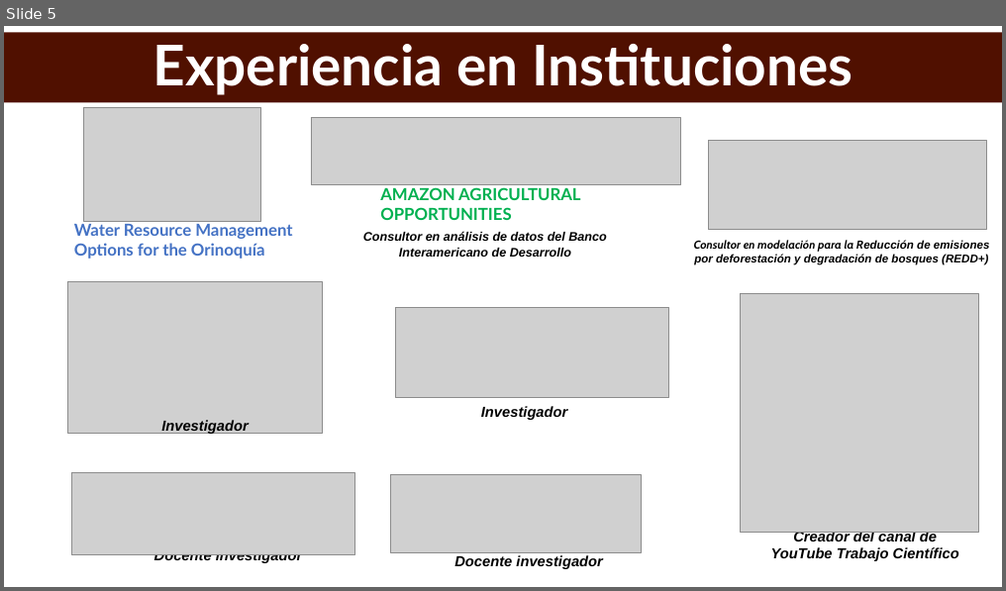
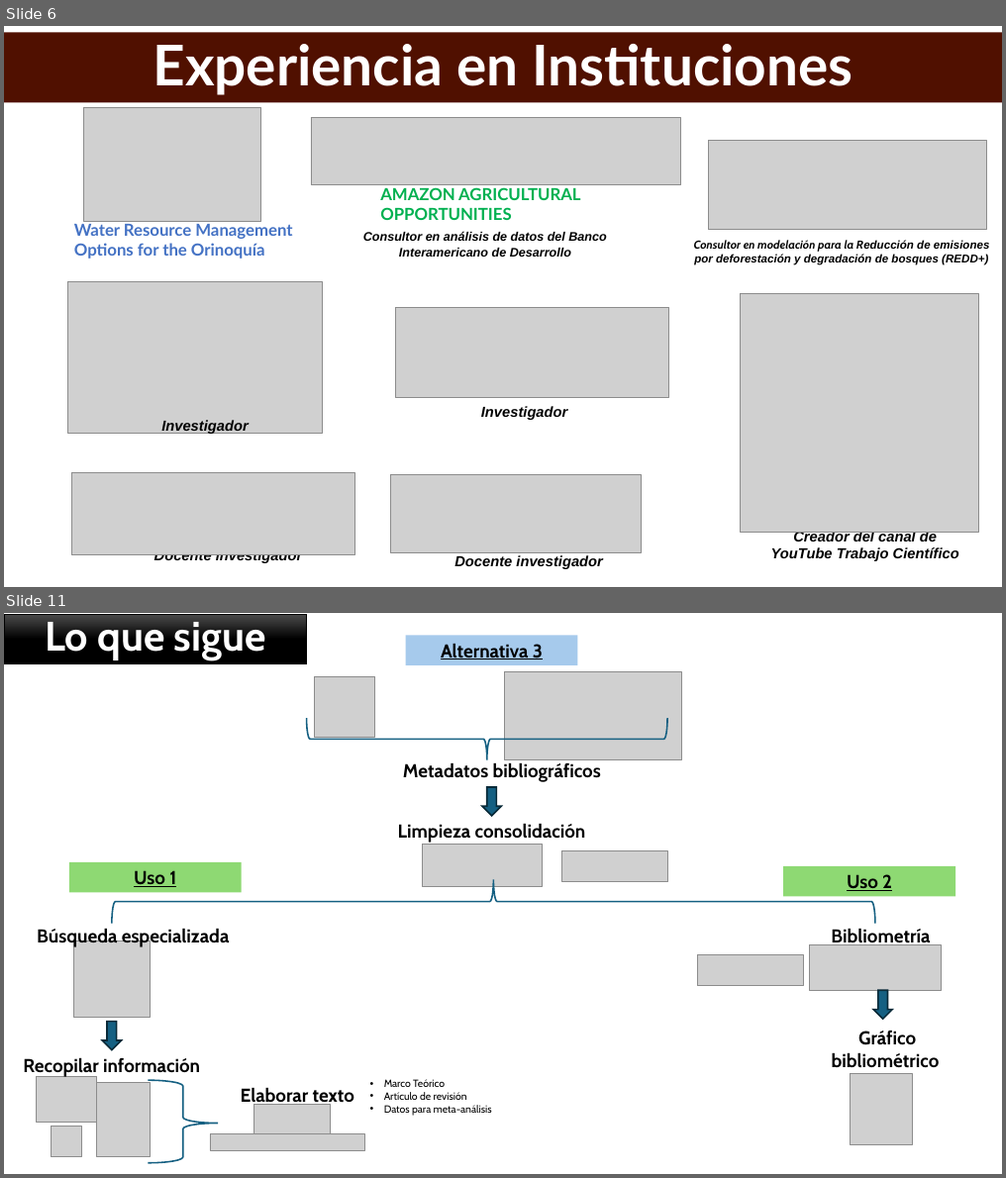
Before and after one commit to trabajocientifico/curso_optimizacion_investigacion_con__IA, a slide deck: presentacion.pptx. Shown one above the other, each under a label of ours: slide 5 before the commit, slides 6 and 11 after it; the slides between them are not shown. The pictures are 1006x591 and 1006x1178 pixels, drawn with LibreOffice and Linux fonts; fonts in the diff are those of the drawing; grey boxes stand for pictures. Boxes give left, top, right and bottom in pixels: in the first picture for what was removed or moved away, otherwise in the second. Text is boxed around its words. In the diff, an @@ line names an element or a change of style, - is before the commit and + after.

```diff
--- a/presentacion.pptx
+++ b/presentacion.pptx
@@ slide 11 added at [4, 613, 1002, 1174], background #FFFFFF @@
@@ rectangle added at [4, 615, 307, 664], fill gradient #4B4B4B to #000000, outline #000000 1 pt, 39.6 pt, text #FFFFFF, bold @@
+Lo que sigue
@@ rectangle added at [406, 636, 578, 665], fill #A6CAEC, 18 pt, text #000000, bold, underline @@
+Alternativa 3
@@ picture added at [504, 671, 681, 760] @@
@@ picture added at [315, 676, 375, 738] @@
@@ right brace added at [307, 718, 667, 760], outline #156082 1.5 pt @@
@@ text added at [403, 762, 601, 782], 18 pt, text #000000, bold @@
+Metadatos bibliográficos
@@ down arrow added at [482, 787, 501, 816], fill #156082, outline #092A39 1.5 pt @@
@@ text added at [398, 823, 586, 843], 18 pt, text #000000, bold @@
+Limpieza consolidación
@@ picture added at [422, 845, 543, 887] @@
@@ rectangle added at [69, 862, 242, 892], fill #8ED973, 18 pt, text #000000, bold, underline @@
+Uso 1
@@ picture added at [561, 851, 667, 881] @@
@@ rectangle added at [783, 866, 955, 896], fill #8ED973, 18 pt, text #000000, bold, underline @@
+Uso 2
@@ right brace added at [112, 880, 876, 924], outline #156082 1.5 pt @@
@@ text added at [37, 928, 230, 948], 18 pt, text #000000, bold @@
+Búsqueda especializada
@@ text added at [831, 929, 930, 946], 18 pt, text #000000, bold @@
+Bibliometría
@@ picture added at [73, 942, 150, 1017] @@
@@ picture added at [697, 956, 803, 986] @@
@@ picture added at [810, 945, 942, 990] @@
@@ down arrow added at [873, 990, 892, 1019], fill #156082, outline #092A39 1.5 pt @@
@@ down arrow added at [102, 1022, 121, 1051], fill #156082, outline #092A39 1.5 pt @@
@@ text added at [23, 1058, 200, 1077], 18 pt, text #000000, bold @@
+Recopilar información
@@ text added at [832, 1030, 940, 1068], 18 pt, text #000000, bold @@
+Gráfico bibliométrico
@@ picture added at [37, 1076, 97, 1122] @@
@@ picture added at [97, 1083, 150, 1157] @@
@@ right brace added at [148, 1081, 218, 1164], outline #156082 1.5 pt @@
@@ text added at [384, 1079, 492, 1116], 10 pt, text #000000 @@
+• Marco Teórico
+• Artículo de revisión
+• Datos para meta-análisis
@@ picture added at [849, 1074, 912, 1146] @@
@@ text added at [241, 1088, 355, 1108], 18 pt, text #000000, bold @@
+Elaborar texto
@@ picture added at [254, 1104, 331, 1135] @@
@@ picture added at [51, 1126, 81, 1157] @@
@@ picture added at [210, 1135, 364, 1152] @@
@@ what was slide 5 is now slide 6 @@
```
Also in this commit, not shown: 16 other slides added, 1 slide removed, 13 other files.
